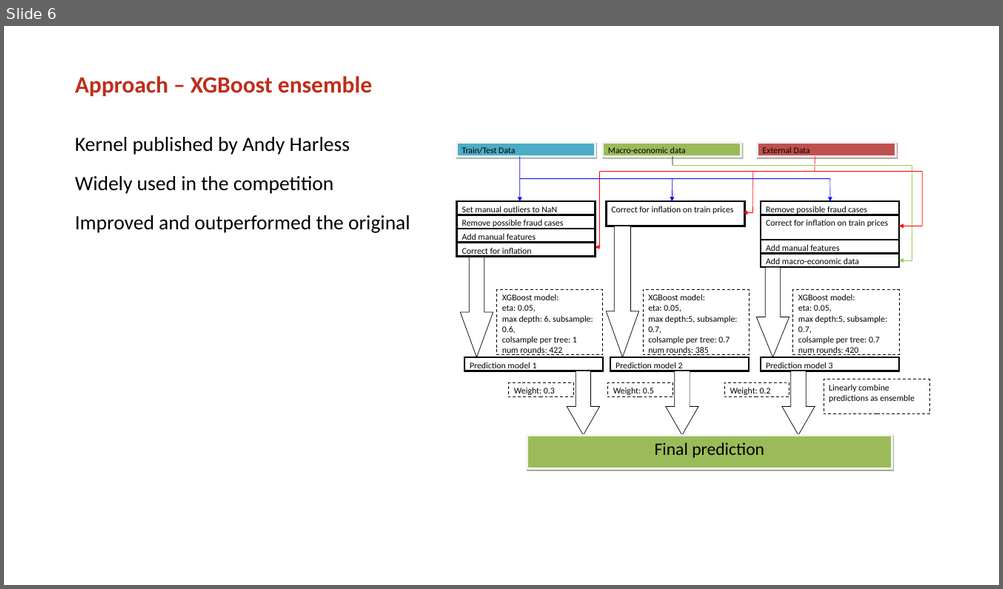
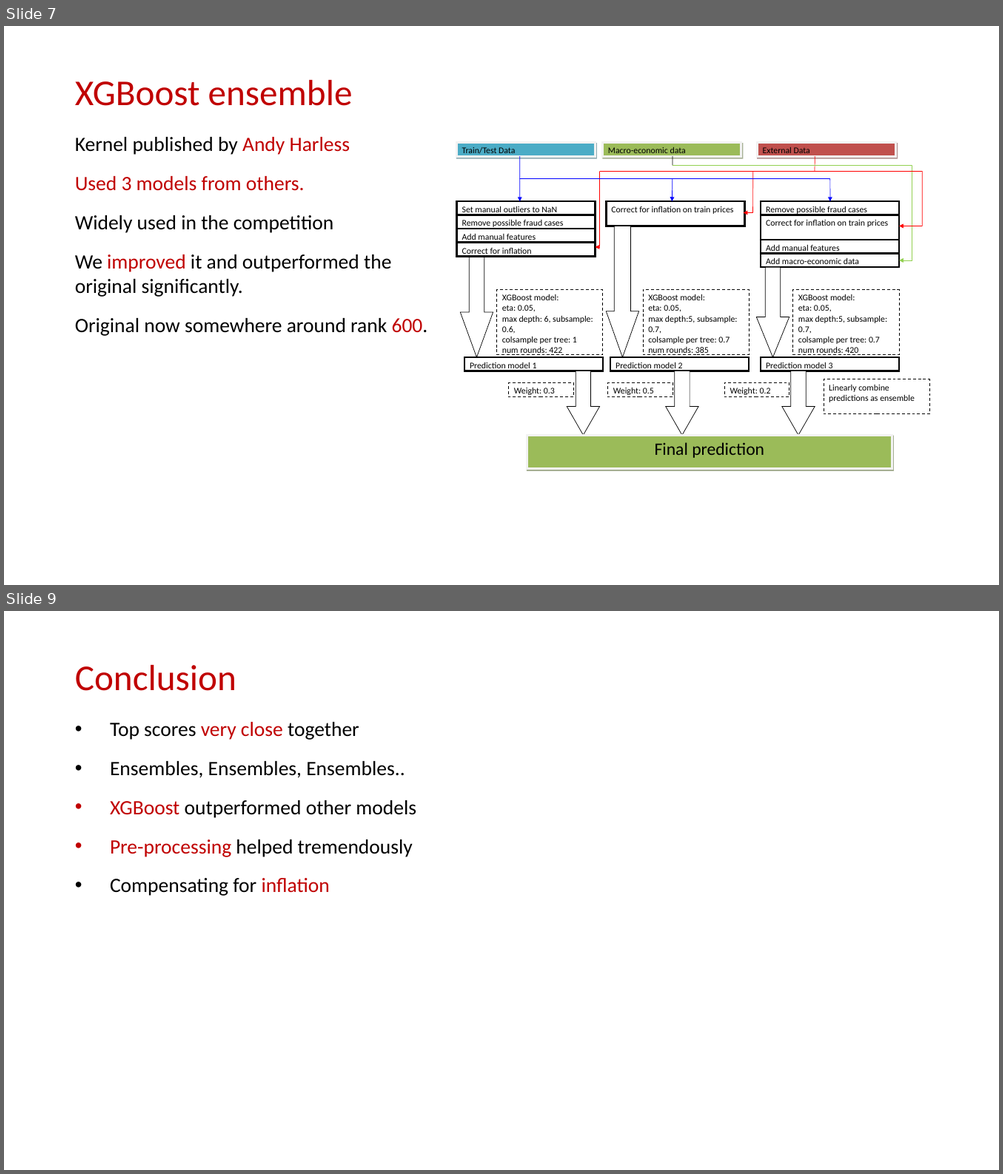
Before and after one commit to mrngm/Classified, a slide deck: presentatie/Classified_MLiP_final_presentation_2.pptx. Shown one above the other, each under a label of ours: slide 6 before the commit, slides 7 and 9 after it; the slides between them are not shown. The pictures are 1003x589 and 1003x1174 pixels, drawn with LibreOffice and Linux fonts; fonts in the diff are those of the drawing; background and template pictures are left out. Boxes give left, top, right and bottom in pixels: in the first picture for what was removed or moved away, otherwise in the second. Text is boxed around its words. In the diff, an @@ line names an element or a change of style, - is before the commit and + after.

```diff
--- a/presentatie/Classified_MLiP_final_presentation_2.pptx
+++ b/presentatie/Classified_MLiP_final_presentation_2.pptx
@@ slide 9 added at box(4, 611, 999, 1170), background picture (left out) @@
@@ title added at box(75, 665, 236, 691), 50 pt, text #C00000 @@
+Conclusion
@@ text added at box(110, 722, 416, 896), 28 pt, text #000000 @@
+• Top scores very close together
+• Ensembles, Ensembles, Ensembles..
+• XGBoost outperformed other models
+• Pre-processing helped tremendously
+• Compensating for inflation
@@ what was slide 6 is now slide 7 @@
@@ slide 7 changed as well @@
@@ title at box(75, 80, 353, 106): text changed; size 32 to 50 pt; text colour #BE2E1A to #C00000; bold off @@
-Approach – XGBoost ensemble
+XGBoost ensemble
@@ text at box(75, 137, 350, 155): text colour #000000 to #C00000 in "Andy Harless" @@
@@ text at box(75, 176, 304, 191): paragraph added @@
+Used 3 models from others.
@@ text at box(75, 255, 428, 336): text changed @@
-Improved and outperformed the original
+We improved it and outperformed the original significantly.
+Original now somewhere around rank 600.
```
Also in this commit, not shown: 5 other slides changed, 7 other slides added, 5 slides removed, 1 other file.
